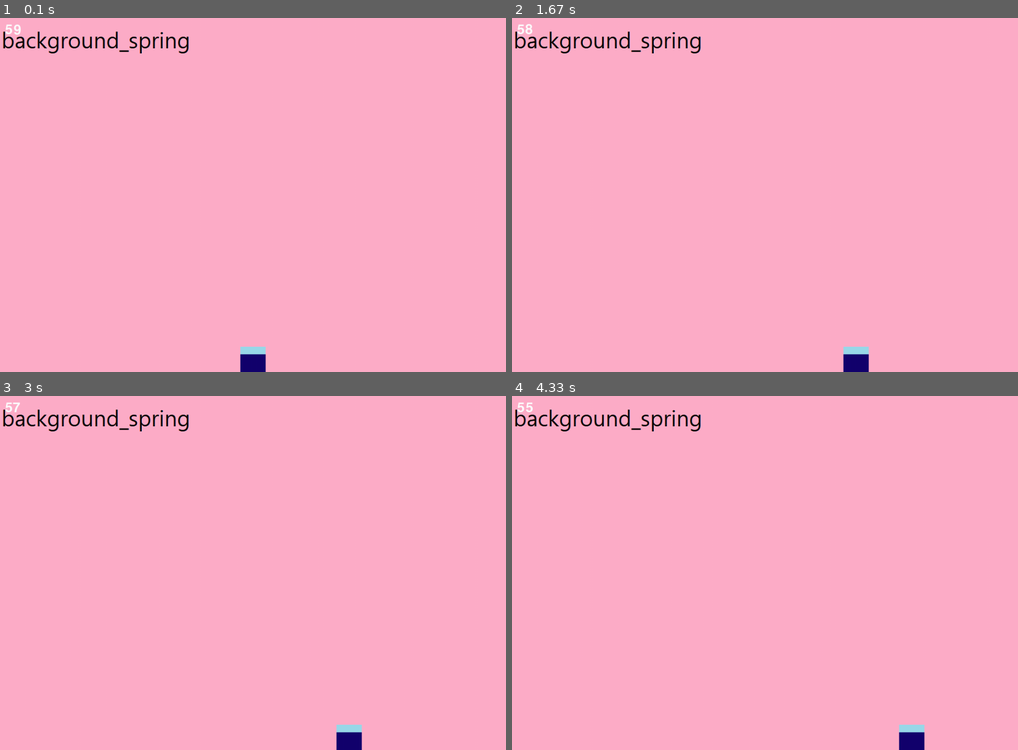
Above: before the commit, frames 1-4 (two rows, left to right).
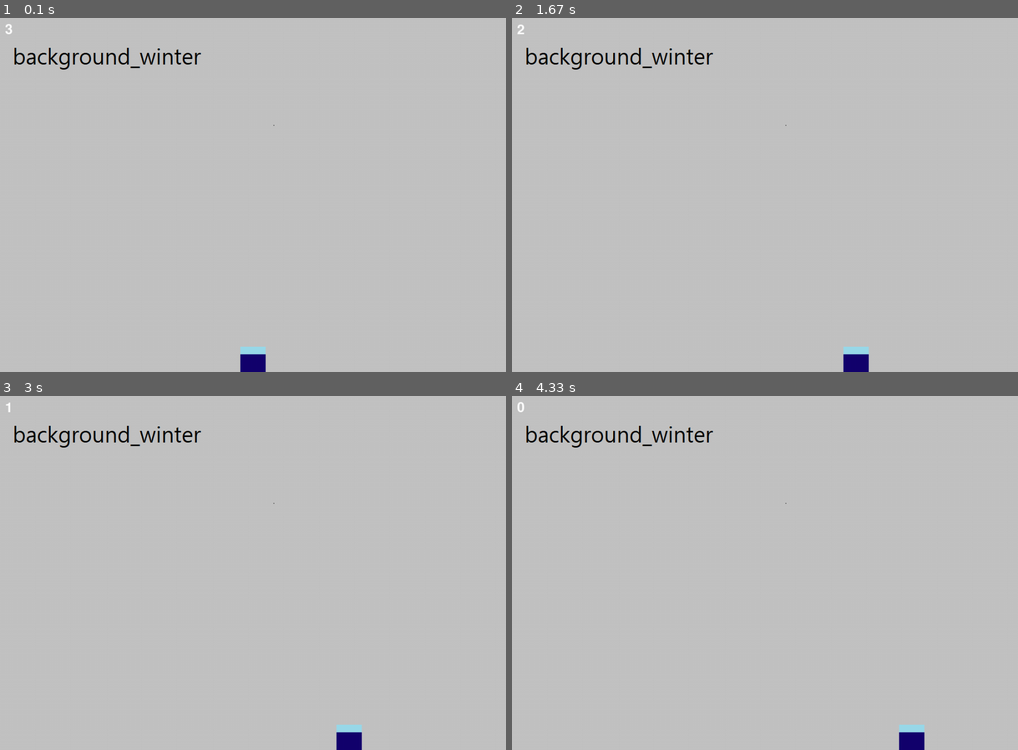
Above: after the commit, the same moments.

Repository: Burna0912/team_project
Game: pygame game, started from workspace/boo_pygame.py
Two runs of this game, one before a commit and one after it. Both use one fixed random seed, a clock stepped at 60 frames per second and the inputs below.
Inputs:
- Up to frame 1 (0.1 s): no input
- Up to frame 2 (1.67 s): hold Right 0.33-0.8 s; hold Right 0.83-1.3 s; hold Left from 1.33 s (still down)
- Up to frame 3 (3 s): release Left at 1.87 s; hold Left 1.9-2.3 s; hold Right 2.33-2.97 s
- Up to frame 4 (4.33 s): hold Left 3-3.47 s; hold Right 3.5-3.97 s; hold Right from 4 s (still down)

The runs differ from the first frame. In frame 1, 100% of the frame differs, in the area x 0-100%, y 0-100%; in frame 2, 100%; in frame 3, 100%; in frame 4, 100%.

Commit message:
Game Over

Diff:
--- a/workspace/boo_pygame.py
+++ b/workspace/boo_pygame.py
@@ -20,6 +20,7 @@
 background_summer = pygame.image.load("C:/Users/ranso/team/team_project/images/background_summer.png") #여름 배경
 background_autumn = pygame.image.load("C:/Users/ranso/team/team_project/images/background_autumn.png") #가을 배경
 background_winter = pygame.image.load("C:/Users/ranso/team/team_project/images/background_winter.png") #겨울 배경
+GameOver = pygame.image.load("C:/Users/ranso/team/team_project/images/background_winter.png") #게임 오버
 #파일경로 수정, 배경이미지 수정 요망
 
 # 캐릭터(봄, 여름, 가을, 겨울) 설정
@@ -45,7 +46,7 @@
 game_font = pygame.font.Font(None, 40)
 
 # 총 시간
-total_time = 60
+total_time = 4
 
 # 시작 시간
 start_ticks = pygame.time.get_ticks()
@@ -74,6 +75,8 @@
         if event.type == pygame.KEYUP:
             if event.key == pygame.K_LEFT or event.key == pygame.K_RIGHT:
                 to_x = 0
+
+    # 부가 화면 밖으로 넘어가지 않도록 조치
     if BOO_x_position < 0:
         BOO_x_position = 0
     elif BOO_x_position > screen_width-BOO_width:
@@ -96,8 +99,11 @@
         screen.blit(background_autumn,(0,0))
     elif  (total_time-elapsed_time) >0:
         screen.blit(background_winter,(0,0))
-    elif (total_time-elapsed_time) ==0:
-        running = False
+    else:
+        screen.blit(GameOver,(0,0)) #남은 시간이 0 이하일 경우 게임 오버 화면이 나오도록 했지만 작동하지 않는다. 왜지?
+        #running = False
+        #남은 시간이 0일 경우 게임이 종료되도록 했지만 작동하지 않는다.
+
     #부 위치 설정
     screen.blit(BOO, (BOO_x_position,BOO_y_position))
 
